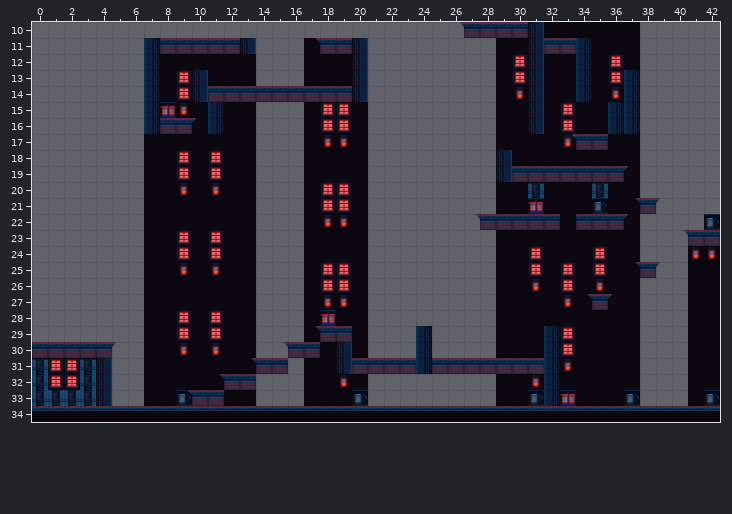
Two versions of a level (Tiled map, assets/tiles/Level5.tmx). Above: the version before the commit.
Cells are 70x70 px. Shown: x 0..42, y 10..34.
After the commit:
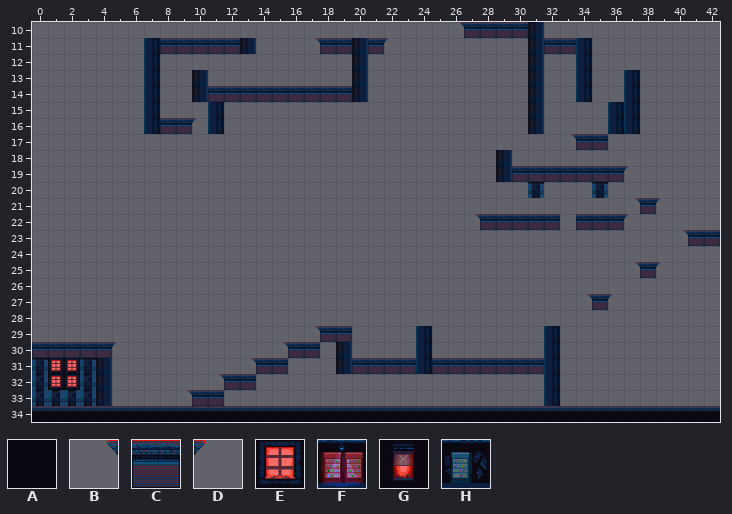
Key: from "TileSetRe": A 1, B 5, C 6, D 7, E 12, F 17, G 18, H 19.
_ is an empty cell.
Tiles of an added or newly shown layer are drawn over the layers below it.
Edits made:
Layer "Background" (now hidden):
y 10: x 32..37 AAAAAA -> ______
y 11: x 17 A -> _; x 29..30 AA -> __; x 35..37 AAA -> ___
y 12: x 8..13 AAAAAA -> ______; x 17..19 AAA -> ___; x 29..30 AE -> __; x 32..33 AA -> __; x 35..37 AEA -> ___
y 13: x 8..9 AE -> __; x 11..13 AAA -> ___; x 17..19 AAA -> ___; x 29..30 AE -> __; x 32..33 AA -> __; x 35..36 AE -> __
y 14: x 8..9 AE -> __; x 29..30 AG -> __; x 32..33 AA -> __; x 35..36 AG -> __
y 15: x 8..10 FGA -> ___; x 12..13 AA -> __; x 17..20 AEEA -> ____; x 29..30 AA -> __; x 32..35 AEAA -> ____
y 16: x 10 A -> _; x 12..13 AA -> __; x 17..20 AEEA -> ____; x 29..30 AA -> __; x 32..35 AEAA -> ____
y 17: x 7..13 AAAAAAA -> _______; x 17..20 AGGA -> ____; x 29..33 AAAAG -> _____; x 36..37 AA -> __
y 18: x 7..13 AAEAEAA -> _______; x 17..20 AAAA -> ____; x 30..37 AAAAAAAA -> ________
y 19: x 7..13 AAEAEAA -> _______; x 17..20 AAAA -> ____; x 37 A -> _
y 20: x 7..13 AAGAGAA -> _______; x 17..20 AEEA -> ____; x 29..30 AA -> __; x 32..34 AAA -> ___; x 36..37 AA -> __
y 21: x 7..13 AAAAAAA -> _______; x 17..20 AEEA -> ____; x 29..37 AAFAAAHAA -> _________
y 22: x 7..13 AAAAAAA -> _______; x 17..20 AGGA -> ____; x 33 A -> _; x 37 A -> _; x 42 H -> _
y 23: x 7..13 AAEAEAA -> _______; x 17..20 AAAA -> ____; x 29..37 AAAAAAAAA -> _________
y 24: x 7..13 AAEAEAA -> _______; x 17..20 AAAA -> ____; x 29..37 AAEAAAEAA -> _________; x 41..42 GG -> __
y 25: x 7..13 AAGAGAA -> _______; x 17..20 AEEA -> ____; x 29..37 AAEAEAEAA -> _________; x 41..42 AA -> __
y 26: x 7..13 AAAAAAA -> _______; x 17..20 AEEA -> ____; x 29..37 AAGAEAGAA -> _________; x 41..42 AA -> __
y 27: x 7..13 AAAAAAA -> _______; x 17..20 AGGA -> ____; x 29..34 AAAAGA -> ______; x 36..37 AA -> __; x 41..42 AA -> __
y 28: x 7..13 AAEAEAA -> _______; x 17..20 AFAA -> ____; x 29..37 AAAAAAAAA -> _________; x 41..42 AA -> __
y 29: x 7..13 AAEAEAA -> _______; x 17 A -> _; x 20 A -> _; x 29..31 AAA -> ___; x 33..37 EAAAA -> _____; x 41..42 AA -> __
y 30: x 7..13 AAGAGAA -> _______; x 18 A -> _; x 20 A -> _; x 29..31 AAA -> ___; x 33..37 EAAAA -> _____; x 41..42 AA -> __
y 31: x 7..13 AAAAAAA -> _______; x 17..18 AA -> __; x 33..37 GAAAA -> _____; x 41..42 AA -> __
y 32: x 7..11 AAAAA -> _____; x 17..20 AAGA -> ____; x 29..31 AAG -> ___; x 33..37 AAAAA -> _____; x 41..42 AA -> __
y 33: x 7..9 AAH -> ___; x 12..13 AA -> __; x 17..20 AAAH -> ____; x 29..31 AAH -> ___; x 33..37 FAAAH -> _____; x 41..42 AH -> __
Layer "Acc" (added):
y 11: x 17 _ -> B; x 22 _ -> D
y 16: x 10 _ -> D
y 17: x 33 _ -> B
y 21: x 37 _ -> B
y 22: x 37 _ -> D
y 25: x 37 _ -> B
y 27: x 34 _ -> B; x 36 _ -> D
y 29: x 17 _ -> B
y 31: x 13 _ -> B
y 32: x 11 _ -> B
y 33: x 9 _ -> B
Layer "Ground":
y 11: x 17 B -> _; x 21 _ -> C
y 16: x 10 D -> _
y 17: x 33 B -> _
y 21: x 37 B -> _
y 22: x 37 D -> _
y 25: x 37 B -> _
y 27: x 34 B -> _; x 36 D -> _
y 29: x 17 B -> _
y 31: x 13 B -> _
y 32: x 11 B -> _
y 33: x 9 B -> _
Where, in picture pixels (left, top, right, bottom), the same in both pictures:
changed: (496, 22, 640, 406)
changed: (304, 38, 352, 86)
added: (368, 38, 388, 54)
changed: (144, 54, 256, 406)
changed: (304, 102, 368, 406)
removed: (704, 214, 720, 230)
removed: (688, 246, 720, 406)
